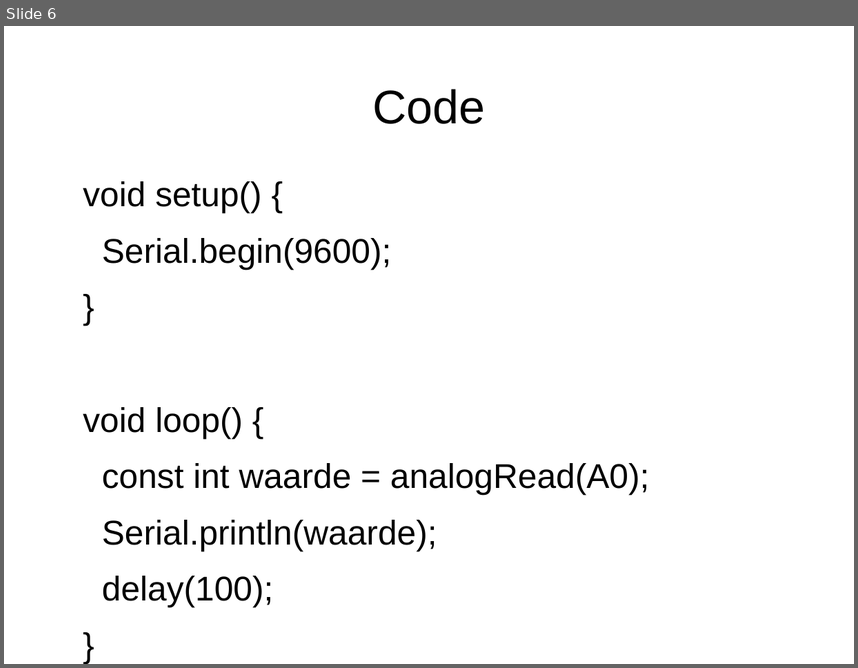
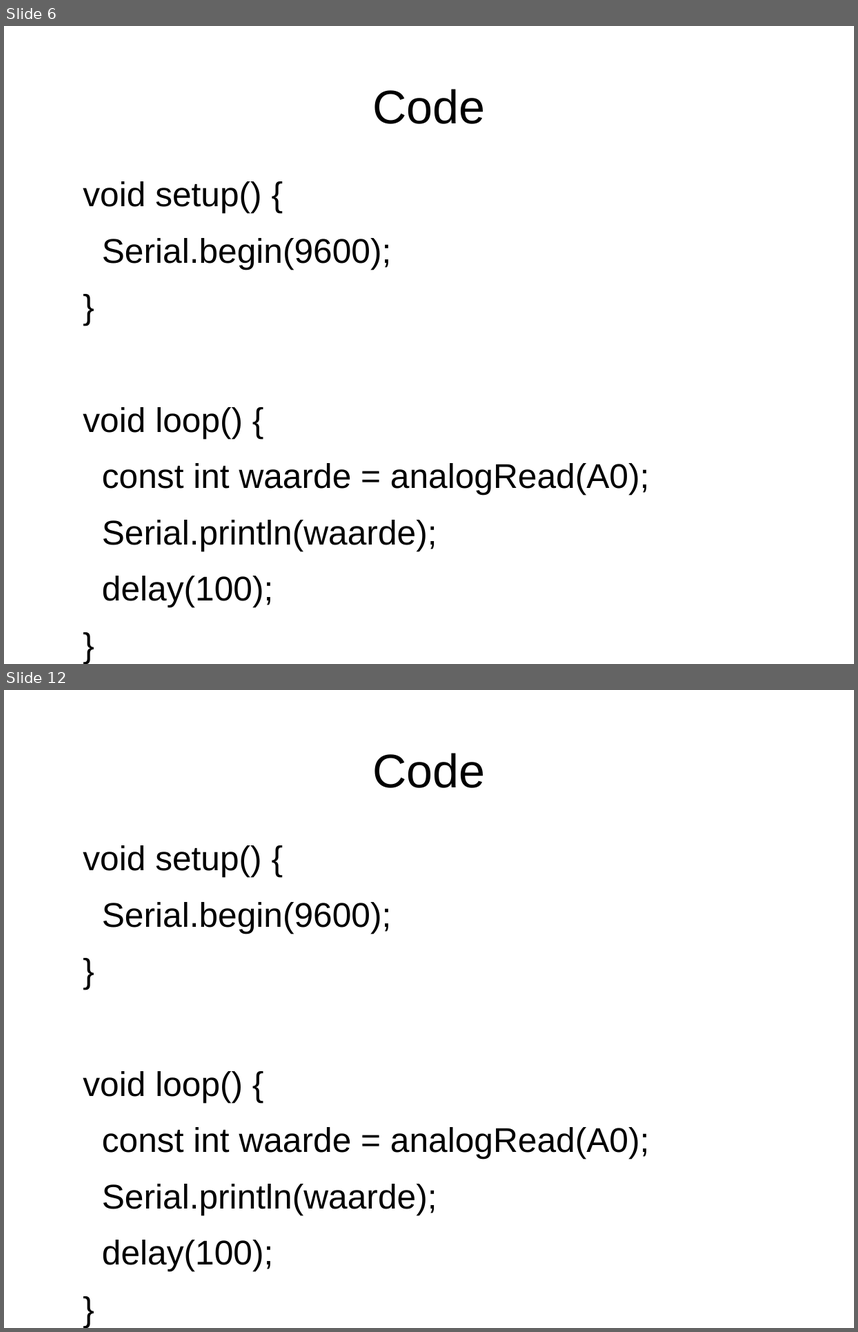
Before and after one commit to djog/arduino_cursus, a slide deck: Raw/Drukknop.odp. Shown one above the other, each under a label of ours: slide 6 before the commit, slides 6 and 12 after it; the slides between them are not shown. The pictures are 858x668 and 858x1332 pixels, drawn with LibreOffice and Linux fonts; fonts in the diff are those of the drawing. Boxes give left, top, right and bottom in pixels: in the first picture for what was removed or moved away, otherwise in the second. Text is boxed around its words. In the diff, an @@ line names an element or a change of style, - is before the commit and + after.

```diff
--- a/Raw/Drukknop.odp
+++ b/Raw/Drukknop.odp
@@ slide 12 added at [4,690,854,1328], background #FFFFFF @@
@@ title added at [372,753,485,788], 44 pt, text #000000 @@
+Code
@@ text added at [83,845,649,1271], 32 pt, text #000000 @@
+void setup() {
+Serial.begin(9600);
+}
+void loop() {
+const int waarde = analogRead(A0);
+Serial.println(waarde);
+delay(100);
+}
```
Also in this commit, not shown: 7 other slides added, 3 other files.
